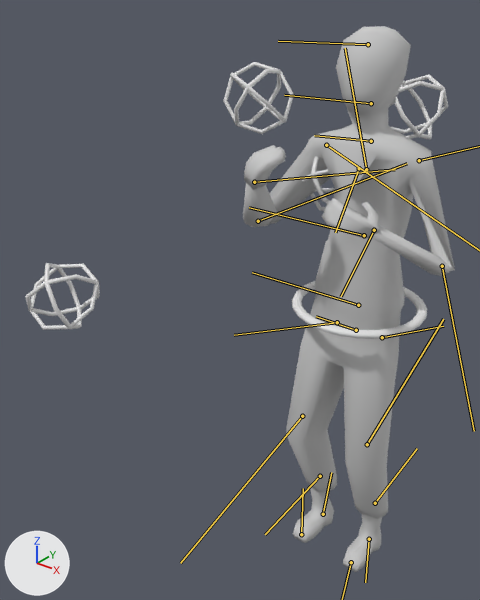
Renders of the FBX model cookies/Assets/Models/Characters/borja.FBX from each side of a commit.
One viewpoint serves both versions: a 50 mm camera at (0.591, -1.11, 1.244) aimed at (-0.227, -0.088, 0.61). Lighting does not change. The marker at lower left points along +X, +Y and +Z. Both versions are drawn at frame 31 of the action 'Take 001'; the numbers are the values there. The bones that bend it are drawn over the model as lines.
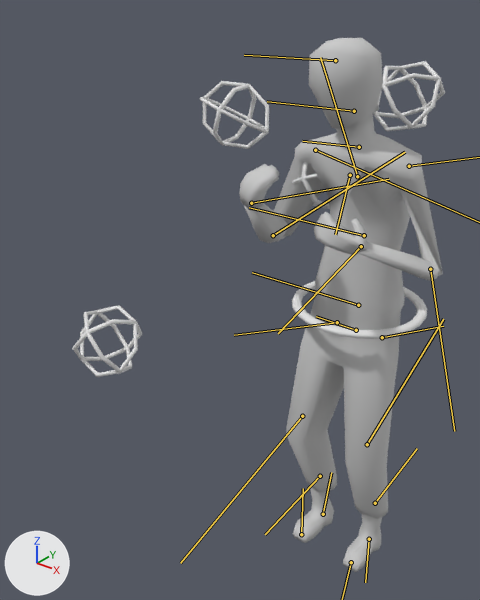
What differs and where, as boxes (x1, y1, x2, y2) in the pictures (480 x 600 px):
'borja', posed: before (243, 26, 455, 572); after (239, 38, 443, 572)
'Torus023', posed (7% narrower, 7% taller): before (25, 263, 100, 330); after (72, 305, 142, 377)
'Torus022', posed: before (223, 62, 294, 134); after (200, 81, 269, 149)
'Torus025', posed: before (391, 75, 448, 139); after (373, 61, 445, 131)
'Torus024', posed: before (302, 156, 334, 211); after (292, 162, 330, 209)
bone 'borja_spine_bone_05', root to tip: before (371, 103) to (284, 95); after (354, 111) to (267, 101)
bone 'Torus024', root to tip: before (419, 160) to (419, 160); after (409, 166) to (409, 166)
bone 'borja_left_arm_bone_04', root to tip: before (374, 230) to (341, 296); after (361, 246) to (278, 333)
bone 'Torus022', root to tip: before (326, 145) to (326, 145); after (315, 150) to (315, 150)
bone 'borja_right_arm_bone_04', root to tip: before (254, 182) to (395, 169); after (251, 203) to (389, 179)

The change in detail:
Bone 'borja_spine_bone_03' (bone_borja_spine_bone_03) turns from (0, 0, 0) to (0, -10, 0) degrees about its own x, y and z.
Bone 'borja_spine_bone_05' (bone_borja_spine_bone_05) turns from (0, 0, 0) to (0, -10, 0) degrees about its own x, y and z.
Bone 'Torus024' (bone_torus024) turns from (0, -5, -55) to (0, -5, -60) degrees about its own x, y and z.
Bone 'borja_left_arm_bone_04' (bone_borja_left_arm_bone_04) turns from (22, 30, -37) to (16, 33, -48) degrees about its own x, y and z.
Bone 'Torus022' (bone_torus022) turns from (-3, -15, 51) to (-3, -16, 61) degrees about its own x, y and z.
Bone 'borja_right_arm_bone_04' (bone_borja_right_arm_bone_04) turns from (0, -15, 35) to (-3, -15, 45) degrees about its own x, y and z.
